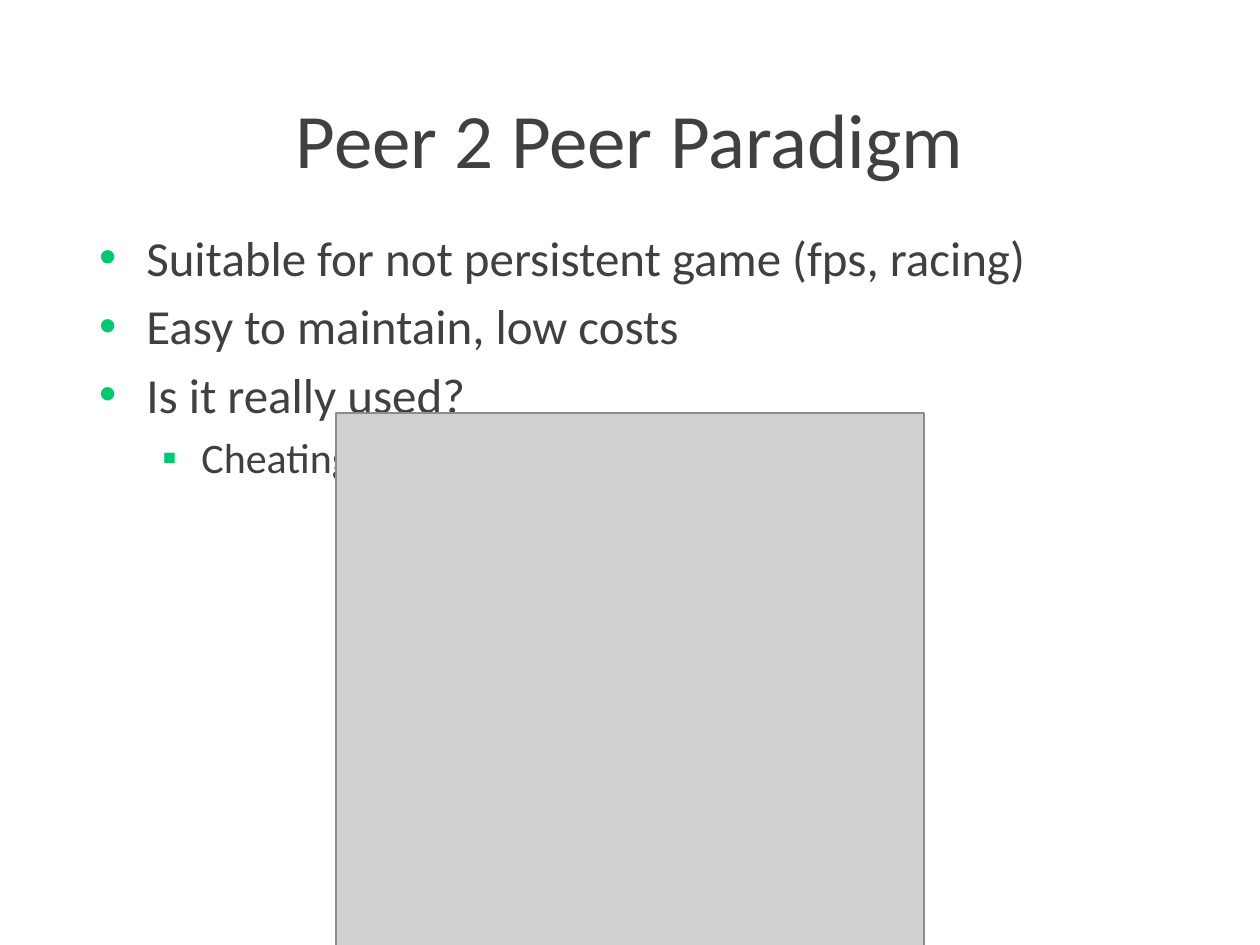
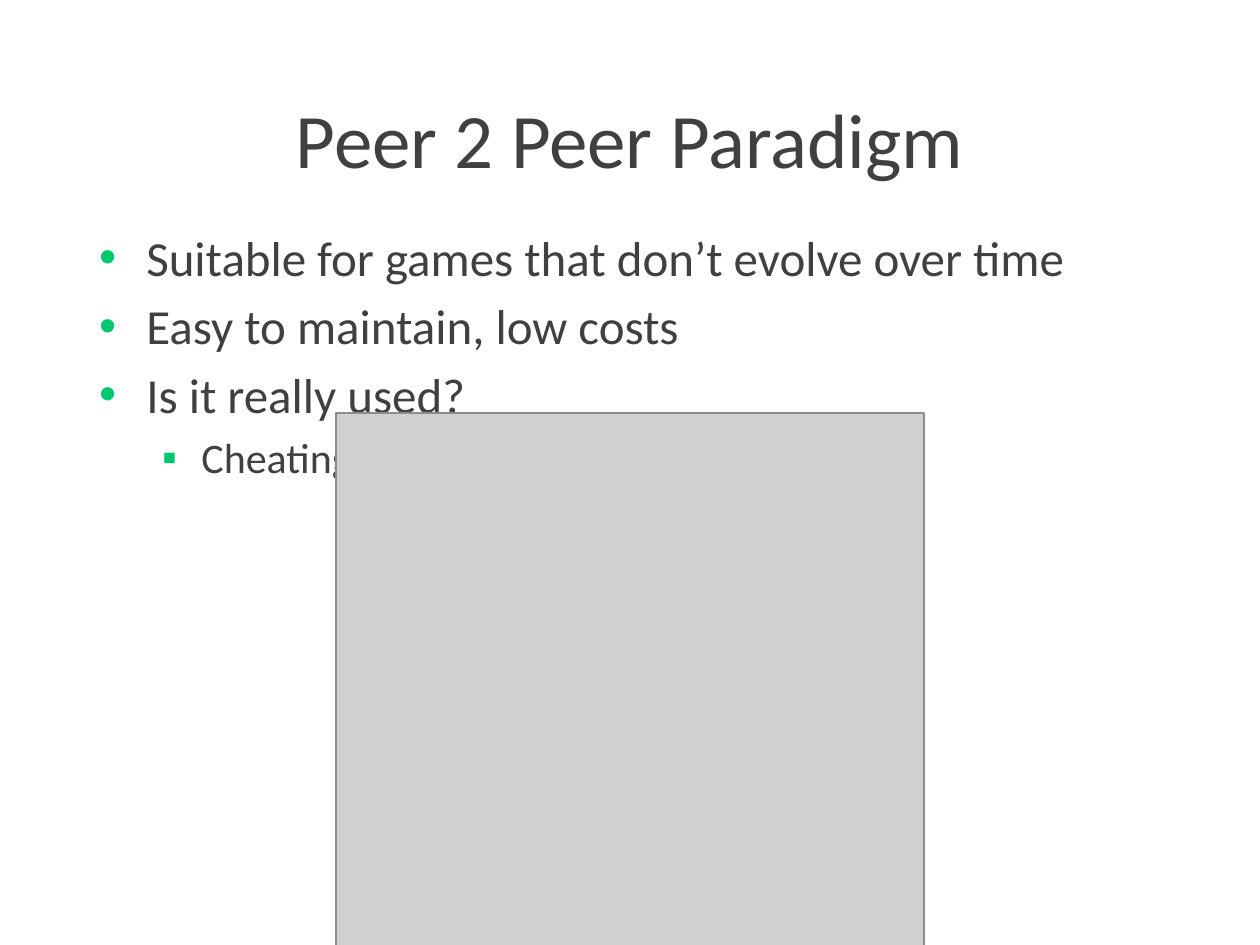
Before and after one commit to Lotti/codemotion2015, a slide deck: slide 10 of slides/slides.pptx. Drawn at 1260x945 pixels with LibreOffice and Linux fonts; fonts in the diff are those of the drawing; grey boxes stand for pictures; background and template pictures are left out. Boxes give left, top, right and bottom in pixels: in the first picture for what was removed or moved away, otherwise in the second. Text is boxed around its words. In the diff, an @@ line names an element or a change of style, - is before the commit and + after.

```diff
--- a/slides/slides.pptx
+++ b/slides/slides.pptx
@@ text at bbox=[146, 241, 1064, 285]: text changed @@
-• Suitable for not persistent game (fps, racing)
+• Suitable for games that don’t evolve over time
```
Also in this commit, not shown: 3 other slides changed.
